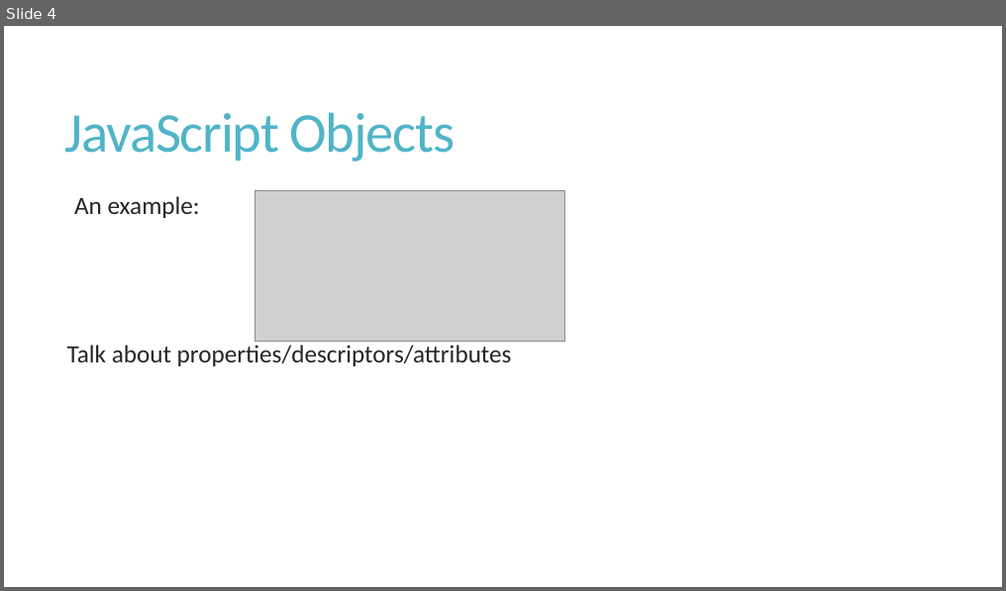
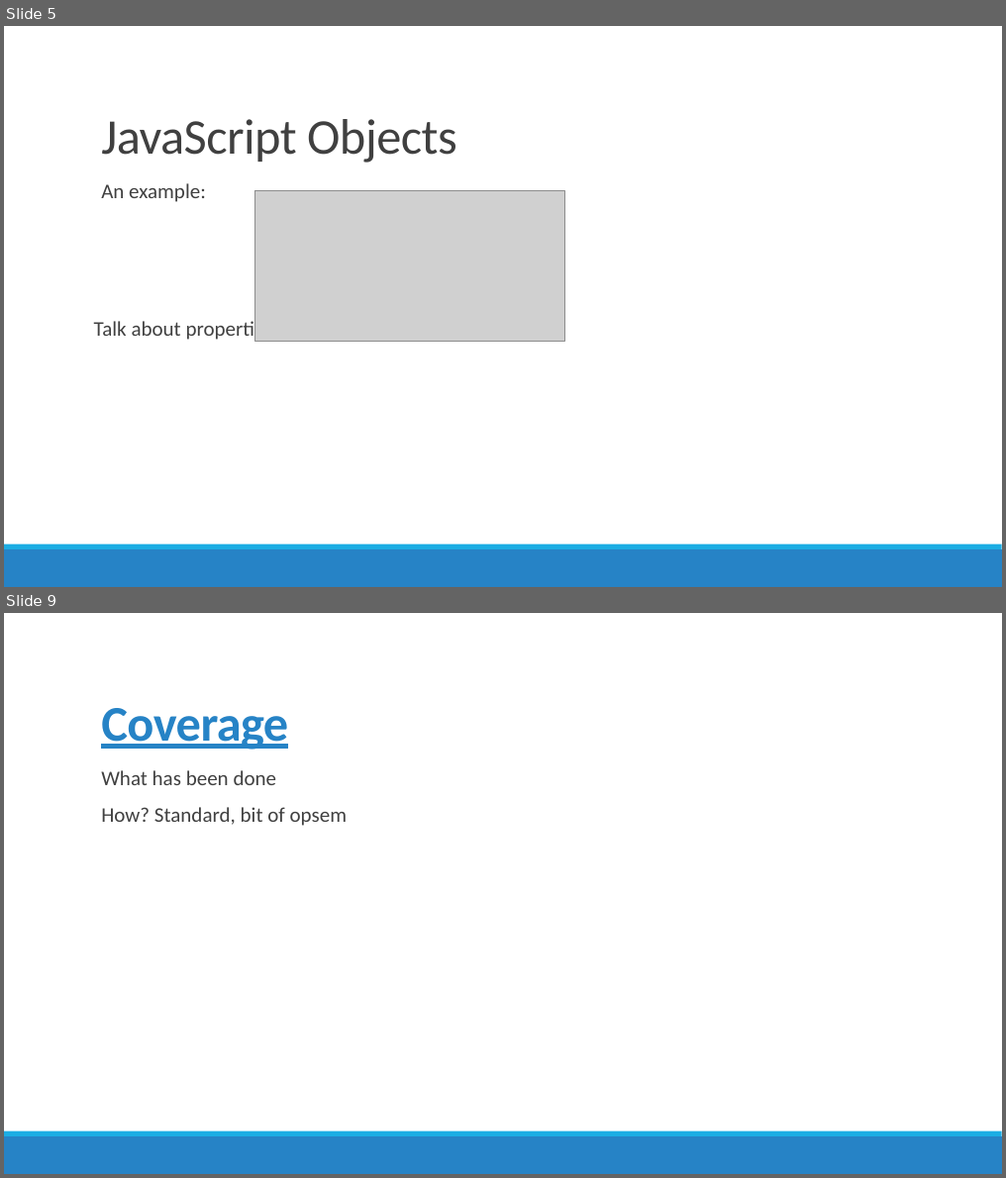
Before and after one commit to amqzhu/JSIL_report, a slide deck: presentation.pptx. Shown one above the other, each under a label of ours: slide 4 before the commit, slides 5 and 9 after it; the slides between them are not shown. The pictures are 1006x591 and 1006x1178 pixels, drawn with LibreOffice and Linux fonts; fonts in the diff are those of the drawing; grey boxes stand for pictures. Boxes give left, top, right and bottom in pixels: in the first picture for what was removed or moved away, otherwise in the second. Text is boxed around its words. In the diff, an @@ line names an element or a change of style, - is before the commit and + after.

```diff
--- a/presentation.pptx
+++ b/presentation.pptx
@@ slide 9 added at bbox=[4, 613, 1002, 1174], background #FFFFFF; not listed: 2 template elements that a slide beside it also shows @@
@@ title added at bbox=[101, 708, 288, 750], 48 pt, text #2683C6, bold, underline @@
+Coverage
@@ text added at bbox=[101, 770, 348, 826], 20 pt, text #404040 @@
+  What has been done
+  How? Standard, bit of opsem
@@ what was slide 4 is now slide 5 @@
@@ slide 5 changed as well @@
@@ title "JavaScript Objects": place and size @@
-title "JavaScript Objects" at bbox=[65, 112, 455, 162]
+title "JavaScript Objects" at bbox=[101, 119, 457, 163]
@@ title "JavaScript Objects" at bbox=[101, 119, 457, 163]: size 54 to 48 pt, text colour #50B4C8 to #404040, letter spacing -1.2 to -0.5 pt; vertical alignment middle to bottom @@
@@ text "An example:": place and size @@
-text "An example:" at bbox=[67, 196, 512, 367]
+text "An example:" at bbox=[94, 183, 465, 342]
@@ text "An example:" at bbox=[94, 183, 465, 342]: size 24 to 20 pt, text colour #262626 to #404040; line spacing 0.85 to 0.9; more space between paragraphs @@
@@ rectangle added at bbox=[4, 550, 1002, 587], fill #2683C6 @@
@@ rectangle added at bbox=[4, 545, 1002, 550], fill #1CADE4 @@
```
Also in this commit, not shown: 6 other slides changed, 6 other slides added, 6 slides removed, 1 other file.
